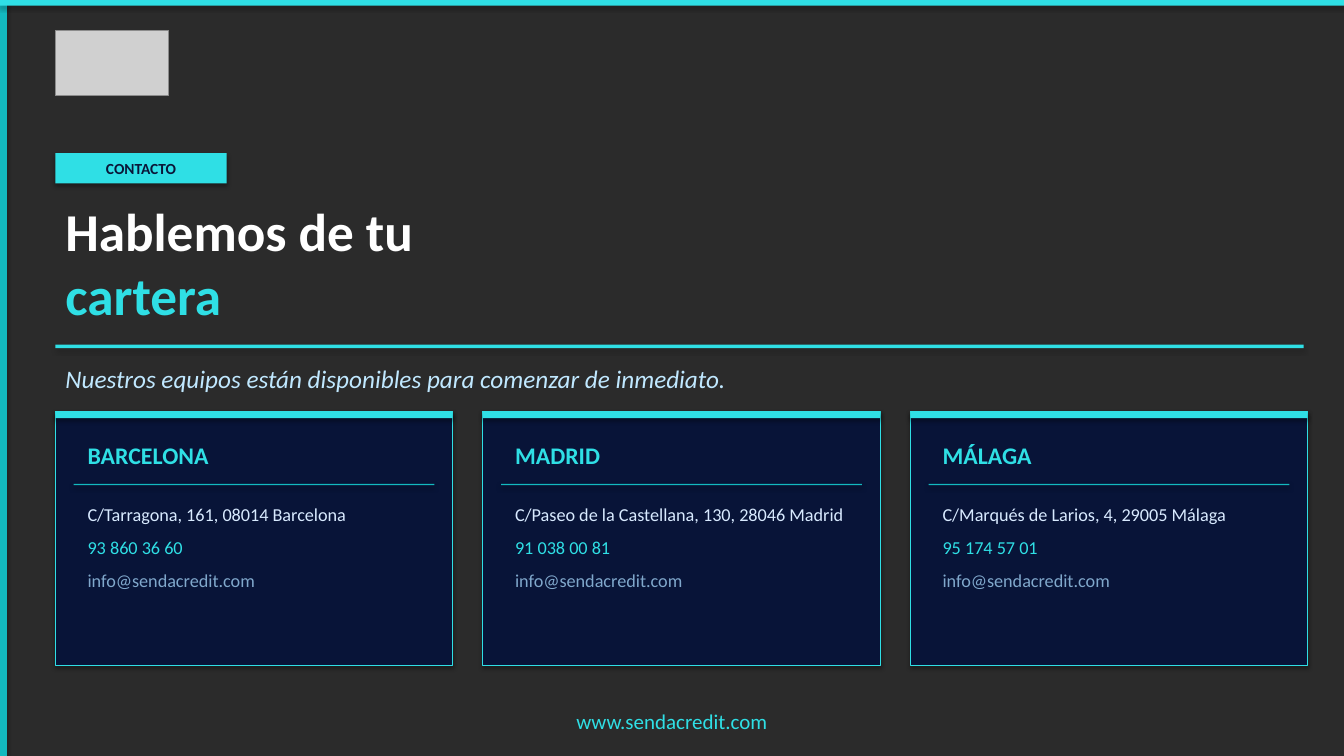
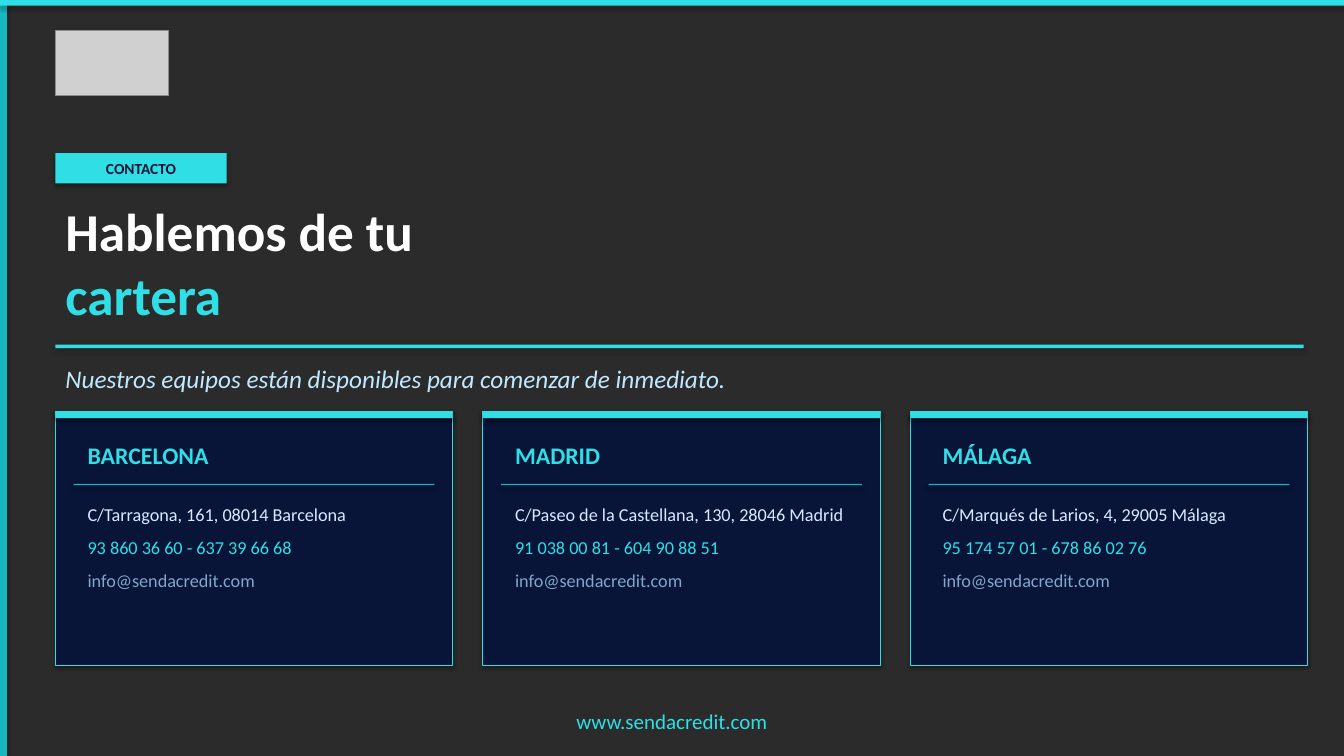
Before and after one commit to alejandroas010/alepixel-web, a slide deck: slide 7 of sendacredit_propuesta.pptx. Drawn at 1344x756 pixels with LibreOffice and Linux fonts; fonts in the diff are those of the drawing; grey boxes stand for pictures; background and template pictures are left out; a plain dark background stands for a picture behind light text. Boxes give left, top, right and bottom in pixels: in the first picture for what was removed or moved away, otherwise in the second. Text is boxed around its words. In the diff, an @@ line names an element or a change of style, - is before the commit and + after.

```diff
--- a/sendacredit_propuesta.pptx
+++ b/sendacredit_propuesta.pptx
@@ text at bbox=[88, 541, 291, 554]: text changed @@
-93 860 36 60
+93 860 36 60 - 637 39 66 68
@@ text at bbox=[515, 541, 719, 554]: text changed @@
-91 038 00 81
+91 038 00 81 - 604 90 88 51
@@ text at bbox=[943, 541, 1146, 554]: text changed @@
-95 174 57 01
+95 174 57 01 - 678 86 02 76
```
Also in this commit, not shown: 1 other file.
